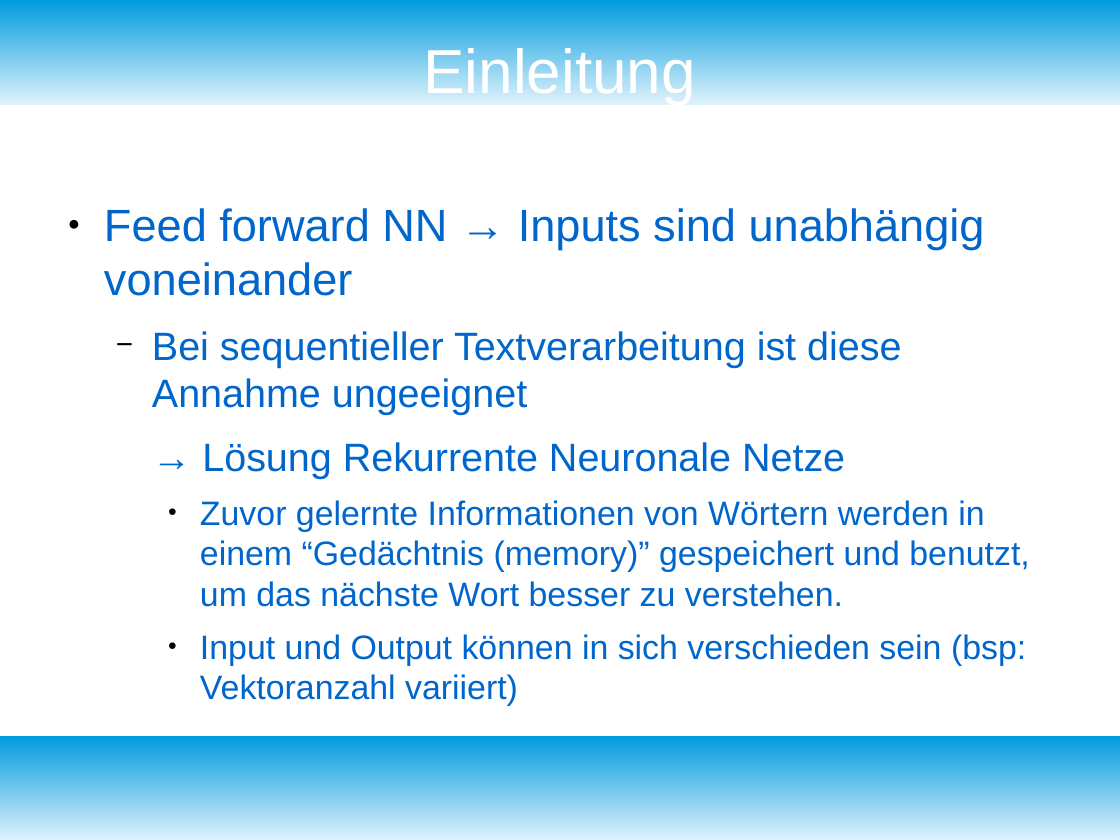
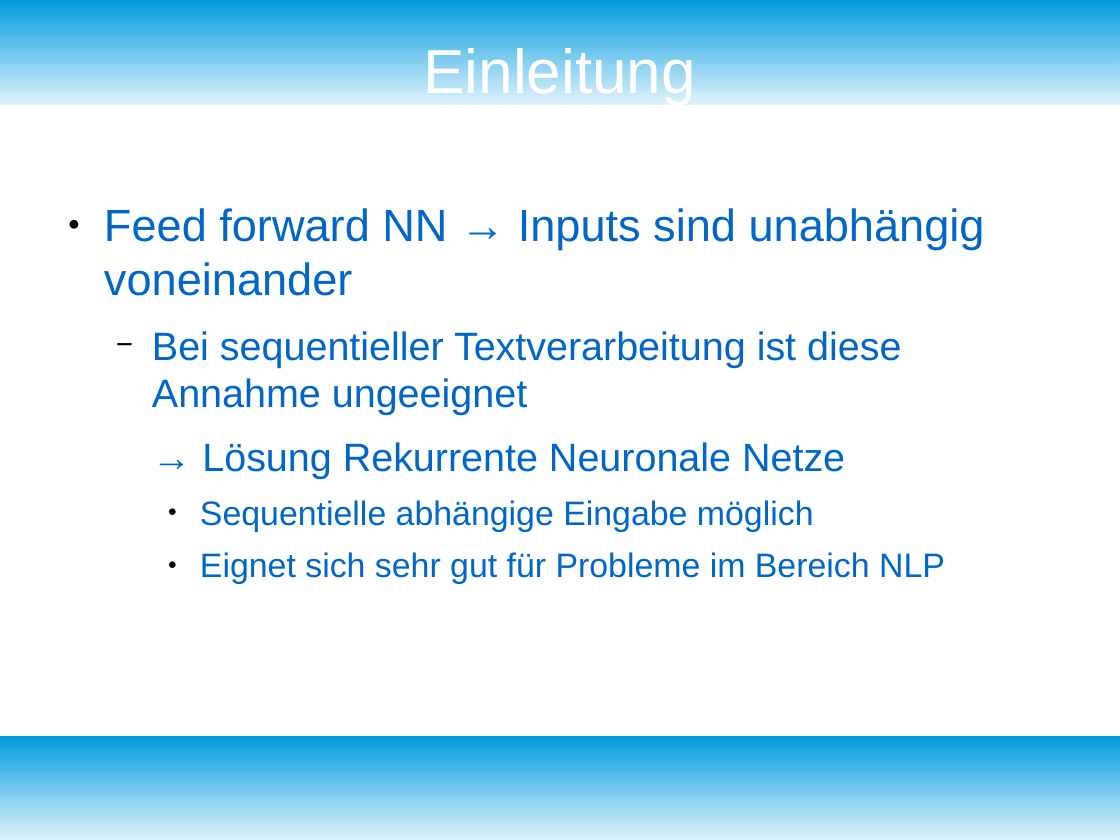
Before and after one commit to fnehmer/haw-is-assignment, a slide deck: slide 30 of Präsentation/is_praesentation.odp. Drawn at 1120x840 pixels with LibreOffice and Linux fonts; fonts in the diff are those of the drawing. Boxes give left, top, right and bottom in pixels: in the first picture for what was removed or moved away, otherwise in the second. Text is boxed around its words. In the diff, an @@ line names an element or a change of style, - is before the commit and + after.

```diff
--- a/Präsentation/is_praesentation.odp
+++ b/Präsentation/is_praesentation.odp
@@ text at [200, 500, 945, 584]: text changed @@
-    ● Zuvor gelernte Informationen von Wörtern werden in einem “Gedächtnis (memory)” gespeichert und benutzt, um das nächste Wort besser zu verstehen.
-    ● Input und Output können in sich verschieden sein (bsp: Vektoranzahl variiert)
+    ● Sequentielle abhängige Eingabe möglich
+    ● Eignet sich sehr gut für Probleme im Bereich NLP
```
Also in this commit, not shown: 3 other slides changed, 6 slides added, 1 slide removed, 17 other files.
